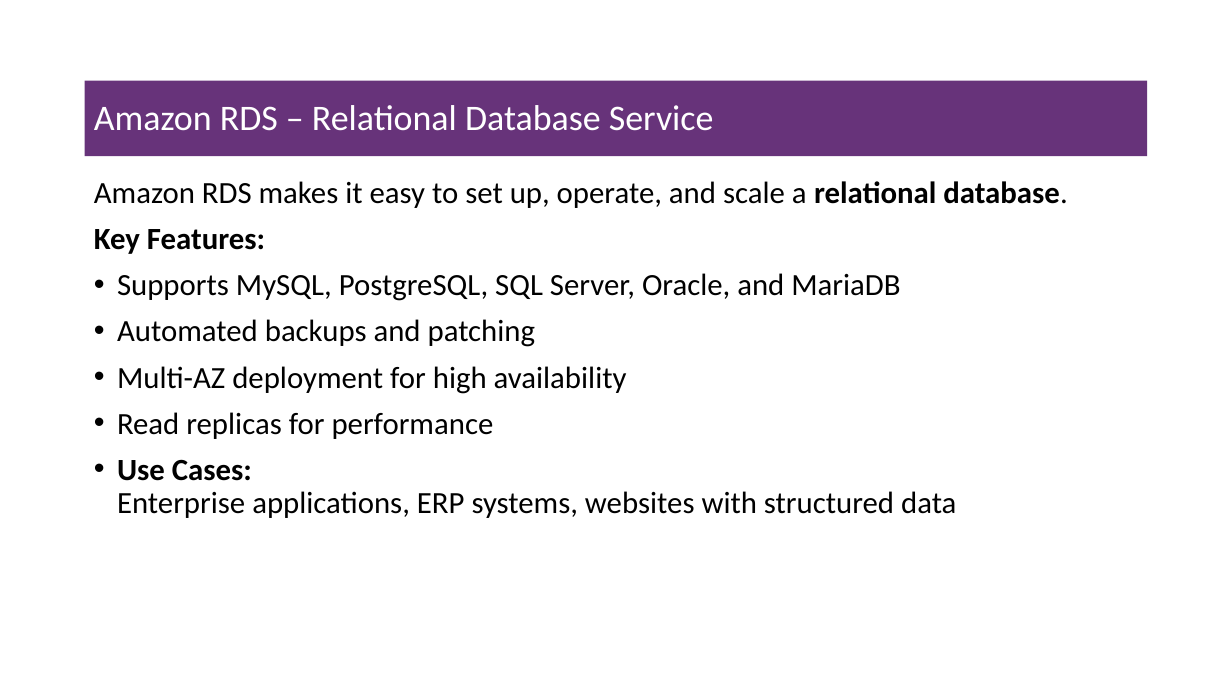
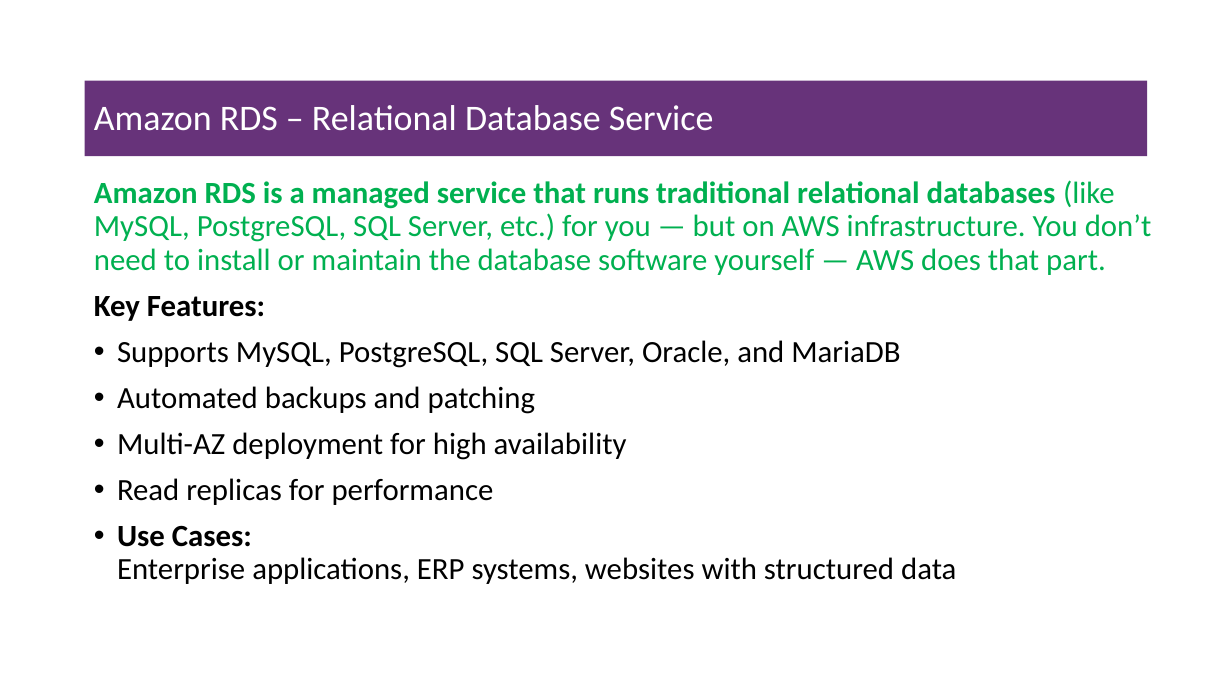
Before and after one commit to msfasha/307401-Big-Data, a slide deck: slide 72 of lecture_notes/section_3_introduction_to_amazon_aws/3-1-Introduction to Cloud Computing and Amazon AWS.pptx (slide 74 before the commit). Drawn at 1232x693 pixels with LibreOffice and Linux fonts; fonts in the diff are those of the drawing; background and template pictures are left out. Boxes give left, top, right and bottom in pixels: in the first picture for what was removed or moved away, otherwise in the second. Text is boxed around its words. In the diff, an @@ line names an element or a change of style, - is before the commit and + after.

```diff
--- a/lecture_notes/section_3_introduction_to_amazon_aws/3-1-Introduction to Cloud Computing and Amazon AWS.pptx
+++ b/lecture_notes/section_3_introduction_to_amazon_aws/3-1-Introduction to Cloud Computing and Amazon AWS.pptx
@@ text at (x1=94, y1=180, x2=1152, y2=275): text changed; text colour #000000 to #00B050 @@
-Amazon RDS makes it easy to set up, operate, and scale a relational database.
+Amazon RDS is a managed service that runs traditional relational databases (like MySQL, PostgreSQL, SQL Server, etc.) for you — but on AWS infrastructure. You don’t need to install or maintain the database software yourself — AWS does that part.
```
Also in this commit, not shown: 35 other slides changed, 2 slides removed, 1 other file.
